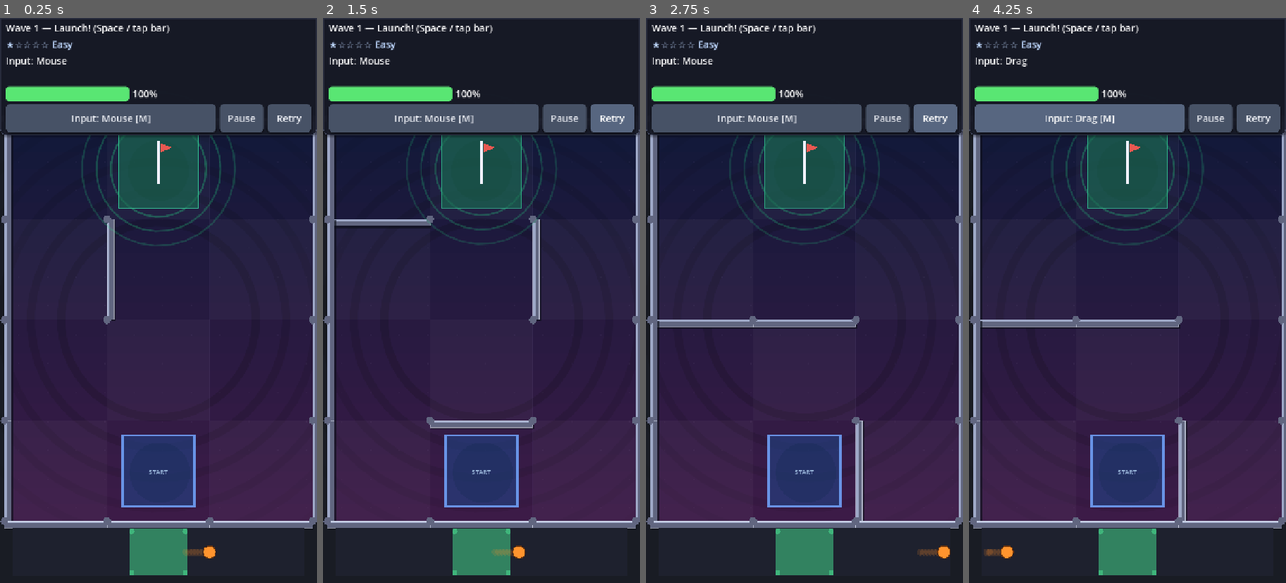
Above: before the commit, frames 1-4 (left to right).
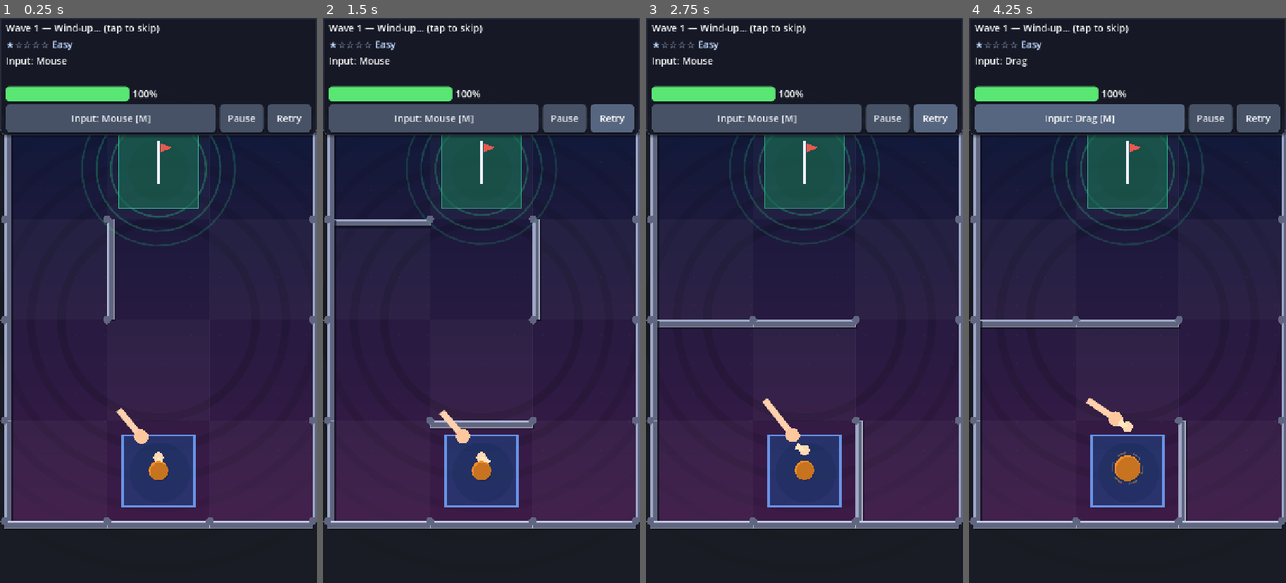
Above: after the commit, the same moments.

Repository: mhaiprojects/Spinning-Top-Maze
Game: Godot game, scene res://scenes/main.tscn
The game is run twice, just before and just after one commit, with the same random seed, the same clock (stepped at 60 frames per second) and the same inputs.
Inputs:
- Up to frame 1 (0.25 s): no input
- Up to frame 2 (1.5 s): click "Retry" at 0.5 s; click "Retry" at 1.25 s
- Up to frame 3 (2.75 s): click "Retry" at 2 s
- Up to frame 4 (4.25 s): click "Input: Mouse [M]" at 2.75 s; click "Input: Keyboard [M]" at 3.5 s

The runs differ from the first frame. In frame 1, 2.5% of the frame differs, in the area x 4-96%, y 1-99%; in frame 2, 2.4%; in frame 3, 2.5%; in frame 4, 2.7%.

Commit message:
2026-11-18 23:14 AEDT: skippable hand intro before each launch
Show a short vector hand winding the top onto the start pad before the launch
mini-game (INTRO phase). Tap, click, or Space skips without releasing the bar;
each wave runs intro then LAUNCH. Goal flow uses GOAL_FALL before CLEARED overlay.

Co-authored-by: Cursor <cursoragent@cursor.com>

Diff:
--- a/scripts/game_ui.gd
+++ b/scripts/game_ui.gd
@@ -287,6 +287,12 @@
 	_lbl_diff.text = "%s %s" % [stars, p.difficulty_label]
 
 
+func on_phase_intro(w: int) -> void:
+	_lbl_wave.text = "Wave %d — Wind-up… (tap to skip)" % w
+	_wave_header(w)
+	_hide_overlay()
+
+
 func on_phase_launch(w: int) -> void:
 	_lbl_wave.text = "Wave %d — Launch! (Space / tap bar)" % w
 	_wave_header(w)
--- /dev/null
+++ b/scripts/launch_intro.gd
@@ -0,0 +1,84 @@
+class_name LaunchIntro
+extends Control
+## Skippable hand winding the top onto the start pad (~2.5 s).
+
+signal finished
+
+const DURATION := 2.6
+const HOLD_AFTER := 0.15
+
+var _t := 0.0
+var _top_pos := Vector2.ZERO
+var _active := false
+var _done := false
+
+
+func _ready() -> void:
+	mouse_filter = Control.MOUSE_FILTER_IGNORE
+	set_anchors_and_offsets_preset(Control.PRESET_FULL_RECT)
+	visible = false
+
+
+func start_at(top_global: Vector2) -> void:
+	_top_pos = top_global
+	_t = 0.0
+	_active = true
+	_done = false
+	visible = true
+	queue_redraw()
+
+
+func skip() -> void:
+	if not _active or _done:
+		return
+	_t = DURATION
+	_finish()
+
+
+func is_active() -> bool:
+	return _active and not _done
+
+
+func _process(delta: float) -> void:
+	if not _active or _done:
+		return
+	_t += delta
+	queue_redraw()
+	if _t >= DURATION:
+		_finish()
+
+
+func _finish() -> void:
+	if _done:
+		return
+	_done = true
+	_active = false
+	visible = false
+	finished.emit()
+
+
+func _draw() -> void:
+	if not _active:
+		return
+	var vp: Transform2D = get_viewport().get_canvas_transform()
+	var local_top: Vector2 = vp.affine_inverse() * _top_pos
+	var wind: float = clampf(_t / 0.55, 0.0, 1.0)
+	var place: float = clampf((_t - 0.55) / 0.55, 0.0, 1.0)
+	var spin_t: float = clampf((_t - 1.1) / 1.2, 0.0, 1.0)
+	var hand_base: Vector2 = local_top + Vector2(-90, -120 - wind * 40.0)
+	var fingers: Vector2 = local_top + Vector2(0, -30 - place * 70.0)
+	var palm: Vector2 = hand_base.lerp(fingers, 0.45 + wind * 0.25)
+	draw_line(hand_base, palm, Color(1, 0.82, 0.68), 14.0, true)
+	draw_circle(palm, 16.0, Color(1, 0.78, 0.62))
+	draw_circle(fingers, 12.0, Color(1, 0.85, 0.7))
+	for i in 4:
+		var a: float = -PI * 0.35 + float(i) * 0.22 + wind * PI * 1.4
+		draw_line(fingers, fingers + Vector2(cos(a), sin(a)) * 22.0, Color(1, 0.9, 0.75), 4.0)
+	var top_r: float = 22.0 + spin_t * 8.0
+	var top_p: Vector2 = local_top.lerp(local_top + Vector2(0, -6), place)
+	if spin_t > 0.01:
+		for s in 6:
+			var ang: float = _t * 10.0 + float(s) * TAU / 6.0
+			draw_arc(top_p, top_r * 1.2, ang, ang + 0.6, 8, Color(1, 0.7, 0.2, 0.35), 3.0)
+	draw_circle(top_p, top_r, Color(0.95, 0.55, 0.15))
+	draw_circle(top_p + Vector2(2, 3), top_r * 0.95, Color(0, 0, 0, 0.18))
--- a/scripts/main.gd
+++ b/scripts/main.gd
@@ -1,7 +1,9 @@
 extends Node2D
 ## Wave flow: maze, launch, run, goal / fall over.
 
-enum Phase { LAUNCH, RUN, CLEARED, FELL, PAUSED }
+const LaunchIntroScene := preload("res://scripts/launch_intro.gd")
+
+enum Phase { INTRO, LAUNCH, RUN, GOAL_FALL, CLEARED, FELL, PAUSED }
 
 const BASE_TOP_H := 228.0
 const BASE_BOTTOM_H := 140.0
@@ -18,6 +20,7 @@
 var _overlay_busy := false
 var _shake := 0.0
 var _base_position := Vector2.ZERO
+var _intro: Control
 
 @onready var _ui: CanvasLayer = $UI
 
@@ -36,7 +39,15 @@
 	_top = SpinningTop.new()
 	add_child(_top)
 	_top.fell_over.connect(_on_fell_over)
+	_top.victory_complete.connect(_on_victory_complete)
 	_top.hit_wall.connect(_on_top_hit_wall)
+	var intro_layer := CanvasLayer.new()
+	intro_layer.name = "LaunchIntroLayer"
+	intro_layer.layer = 8
+	_intro = LaunchIntroScene.new()
+	intro_layer.add_child(_intro)
+	add_child(intro_layer)
+	_intro.finished.connect(_on_intro_finished)
 	_launch = LaunchMinigame.new()
 	add_child(_launch)
 	_launch.released.connect(_on_launch_released)
@@ -80,7 +91,7 @@
 	var tin: Node = get_node_or_null("/root/TiltInput")
 	if tin == null or not tin.has_method("set_steer_blocked"):
 		return
-	var blocked: bool = phase != Phase.RUN or _overlay_busy
+	var blocked: bool = phase != Phase.RUN or _overlay_busy or phase == Phase.GOAL_FALL
 	if _ui.has_method("overlay_visible") and _ui.overlay_visible():
 		blocked = true
 	tin.call("set_steer_blocked", blocked)
@@ -159,12 +170,40 @@
 
 func _start_launch() -> void:
 	_overlay_busy = false
-	phase = Phase.LAUNCH
 	_set_goal_active(false)
 	_generate_maze()
 	_top.visible = false
 	_top.set_run_active(false)
 	_top.global_position = Vector2(-4000, -4000)
+	_launch.visible = false
+	phase = Phase.INTRO
+	if _ui.has_method("on_phase_intro"):
+		_ui.on_phase_intro(wave)
+	_intro.start_at(_maze.start_position())
+
+
+func _on_launch_released(power: float) -> void:
+	call_deferred("_begin_run", power)
+
+
+func _begin_run(power: float) -> void:
+	_overlay_busy = false
+	phase = Phase.RUN
+	_set_goal_active(true)
+	_top.visible = true
+	_launch.visible = false
+	_launch.cancel()
+	_top.configure_for_wave(wave)
+	_top.reset_top(_maze.start_position(), power)
+	_top.set_run_active(true)
+	if _ui.has_method("on_phase_run"):
+		_ui.on_phase_run(wave)
+
+
+func _on_intro_finished() -> void:
+	if phase != Phase.INTRO:
+		return
+	phase = Phase.LAUNCH
 	var vp: Rect2 = get_viewport().get_visible_rect()
 	var bot_h: float = BASE_BOTTOM_H * (vp.size.y / 1280.0)
 	var bar := Rect2(
@@ -179,29 +218,21 @@
 		_ui.on_phase_launch(wave)
 
 
-func _on_launch_released(power: float) -> void:
-	call_deferred("_begin_run", power)
-
-
-func _begin_run(power: float) -> void:
-	_overlay_busy = false
-	phase = Phase.RUN
-	_set_goal_active(true)
-	_top.visible = true
-	_launch.visible = false
-	_launch.cancel()
-	_top.configure_for_wave(wave)
-	_top.reset_top(_maze.start_position(), power)
-	_top.set_run_active(true)
-	if _ui.has_method("on_phase_run"):
-		_ui.on_phase_run(wave)
-
-
 func _on_fell_over() -> void:
 	if phase != Phase.RUN:
 		return
 	phase = Phase.FELL
 	call_deferred("_finish_fell_over")
+
+
+func _on_victory_complete() -> void:
+	if phase != Phase.GOAL_FALL:
+		return
+	phase = Phase.CLEARED
+	_top.set_run_active(false)
+	_overlay_busy = true
+	if _ui.has_method("on_wave_cleared"):
+		_ui.on_wave_cleared(wave)
 
 
 func _finish_fell_over() -> void:
@@ -222,11 +253,8 @@
 	if phase != Phase.RUN:
 		return
 	_set_goal_active(false)
-	phase = Phase.CLEARED
-	_top.set_run_active(false)
-	_overlay_busy = true
-	if _ui.has_method("on_wave_cleared"):
-		_ui.on_wave_cleared(wave)
+	phase = Phase.GOAL_FALL
+	_top.start_goal_victory(_maze.goal_area_rect().get_center())
 
 
 func request_retry_same_wave() -> void:
@@ -288,9 +316,21 @@
 		return
 
 	if event is InputEventKey and event.pressed and not event.echo and event.keycode == KEY_SPACE:
+		if phase == Phase.INTRO:
+			_intro.skip()
+			get_viewport().set_input_as_handled()
+			return
 		if phase == Phase.LAUNCH:
 			_try_launch_release()
 		return
+	if phase == Phase.INTRO:
+		if (
+			(event is InputEventScreenTouch and event.pressed)
+			or (event is InputEventMouseButton and event.pressed and event.button_index == MOUSE_BUTTON_LEFT)
+		):
+			_intro.skip()
+			get_viewport().set_input_as_handled()
+			return
 
 	var screen_pos := Vector2.ZERO
 	if event is InputEventScreenTouch:
